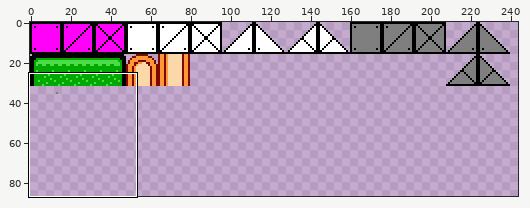
Two states of a pixel-art file, Assets/Art/Environments/Tilemap/Tilemap_01.aseprite. The picture above shows the old version from afar; the outline marks the close-up.
Close-up. The starting point:
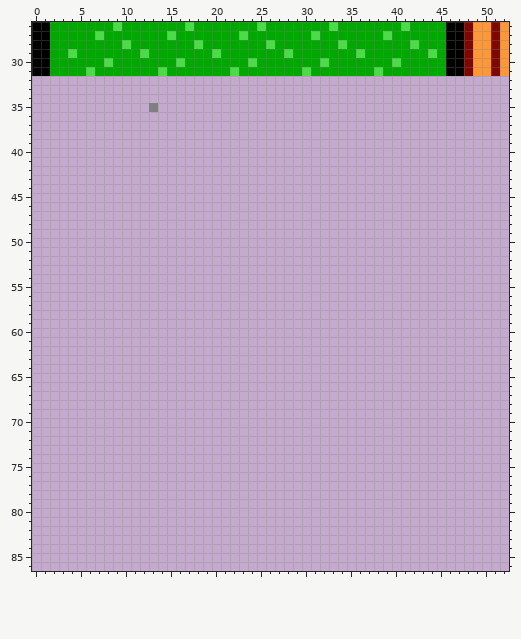
256x256 pixels, 1 frame. Shown: x 0..52, y 26..86. The wide view leaves out empty margins.
After:
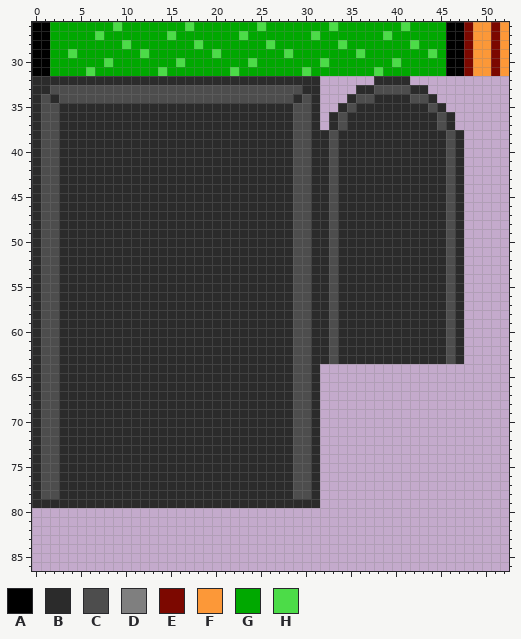
Palette (. is transparent): A #000000  B #2b2b2b  C #4d4d4d  D #7f7f7f  E #7c0800  F #fc9838  G #00a800  H #4cdc48
Author's note on the commit: 23-09-06_2 변경사항 : 포탈(문) 용 Tilemap 추가
Difference:
Changed rows in their new state; - is an unchanged pixel.
first column x 0:
32 BBBBBBBBBBBBBBBBBBBBBBBBBBBBBBBB------BBBB------
33 BBCCCCCCCCCCCCCCCCCCCCCCCCCCCCBB----BBCCCCBB----
34 BCBCCCCCCCCCCCCCCCCCCCCCCCCCCBCB---BCCBBBBCCB---
35 BCCBBBBBBBBBBBBBBBBBBBBBBBBBBCCB--BCBBBBBBBBCB--
36 BCCBBBBBBBBBBBBBBBBBBBBBBBBBBCCB-BCBBBBBBBBBBCB-
37 BCCBBBBBBBBBBBBBBBBBBBBBBBBBBCCB-BCBBBBBBBBBBCB-
38 BCCBBBBBBBBBBBBBBBBBBBBBBBBBBCCBBCBBBBBBBBBBBBCB
39 BCCBBBBBBBBBBBBBBBBBBBBBBBBBBCCBBCBBBBBBBBBBBBCB
40 BCCBBBBBBBBBBBBBBBBBBBBBBBBBBCCBBCBBBBBBBBBBBBCB
41 BCCBBBBBBBBBBBBBBBBBBBBBBBBBBCCBBCBBBBBBBBBBBBCB
42 BCCBBBBBBBBBBBBBBBBBBBBBBBBBBCCBBCBBBBBBBBBBBBCB
43 BCCBBBBBBBBBBBBBBBBBBBBBBBBBBCCBBCBBBBBBBBBBBBCB
44 BCCBBBBBBBBBBBBBBBBBBBBBBBBBBCCBBCBBBBBBBBBBBBCB
45 BCCBBBBBBBBBBBBBBBBBBBBBBBBBBCCBBCBBBBBBBBBBBBCB
46 BCCBBBBBBBBBBBBBBBBBBBBBBBBBBCCBBCBBBBBBBBBBBBCB
47 BCCBBBBBBBBBBBBBBBBBBBBBBBBBBCCBBCBBBBBBBBBBBBCB
48 BCCBBBBBBBBBBBBBBBBBBBBBBBBBBCCBBCBBBBBBBBBBBBCB
49 BCCBBBBBBBBBBBBBBBBBBBBBBBBBBCCBBCBBBBBBBBBBBBCB
50 BCCBBBBBBBBBBBBBBBBBBBBBBBBBBCCBBCBBBBBBBBBBBBCB
51 BCCBBBBBBBBBBBBBBBBBBBBBBBBBBCCBBCBBBBBBBBBBBBCB
52 BCCBBBBBBBBBBBBBBBBBBBBBBBBBBCCBBCBBBBBBBBBBBBCB
53 BCCBBBBBBBBBBBBBBBBBBBBBBBBBBCCBBCBBBBBBBBBBBBCB
54 BCCBBBBBBBBBBBBBBBBBBBBBBBBBBCCBBCBBBBBBBBBBBBCB
55 BCCBBBBBBBBBBBBBBBBBBBBBBBBBBCCBBCBBBBBBBBBBBBCB
56 BCCBBBBBBBBBBBBBBBBBBBBBBBBBBCCBBCBBBBBBBBBBBBCB
57 BCCBBBBBBBBBBBBBBBBBBBBBBBBBBCCBBCBBBBBBBBBBBBCB
58 BCCBBBBBBBBBBBBBBBBBBBBBBBBBBCCBBCBBBBBBBBBBBBCB
59 BCCBBBBBBBBBBBBBBBBBBBBBBBBBBCCBBCBBBBBBBBBBBBCB
60 BCCBBBBBBBBBBBBBBBBBBBBBBBBBBCCBBCBBBBBBBBBBBBCB
61 BCCBBBBBBBBBBBBBBBBBBBBBBBBBBCCBBCBBBBBBBBBBBBCB
62 BCCBBBBBBBBBBBBBBBBBBBBBBBBBBCCBBCBBBBBBBBBBBBCB
63 BCCBBBBBBBBBBBBBBBBBBBBBBBBBBCCBBCBBBBBBBBBBBBCB
64 BCCBBBBBBBBBBBBBBBBBBBBBBBBBBCCB----------------
65 BCCBBBBBBBBBBBBBBBBBBBBBBBBBBCCB----------------
66 BCCBBBBBBBBBBBBBBBBBBBBBBBBBBCCB----------------
67 BCCBBBBBBBBBBBBBBBBBBBBBBBBBBCCB----------------
68 BCCBBBBBBBBBBBBBBBBBBBBBBBBBBCCB----------------
69 BCCBBBBBBBBBBBBBBBBBBBBBBBBBBCCB----------------
70 BCCBBBBBBBBBBBBBBBBBBBBBBBBBBCCB----------------
71 BCCBBBBBBBBBBBBBBBBBBBBBBBBBBCCB----------------
72 BCCBBBBBBBBBBBBBBBBBBBBBBBBBBCCB----------------
73 BCCBBBBBBBBBBBBBBBBBBBBBBBBBBCCB----------------
74 BCCBBBBBBBBBBBBBBBBBBBBBBBBBBCCB----------------
75 BCCBBBBBBBBBBBBBBBBBBBBBBBBBBCCB----------------
76 BCCBBBBBBBBBBBBBBBBBBBBBBBBBBCCB----------------
77 BCCBBBBBBBBBBBBBBBBBBBBBBBBBBCCB----------------
78 BCCBBBBBBBBBBBBBBBBBBBBBBBBBBCCB----------------
79 BBBBBBBBBBBBBBBBBBBBBBBBBBBBBBBB----------------
Changed places in both close-ups, as pixel boxes (x1, y1, x2, y2):
changed: (32, 76, 464, 508)
